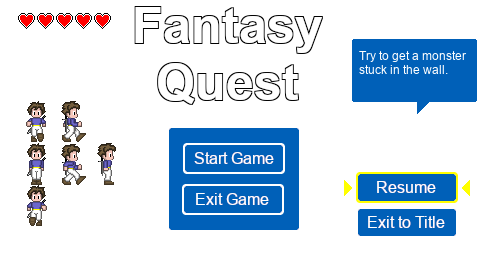
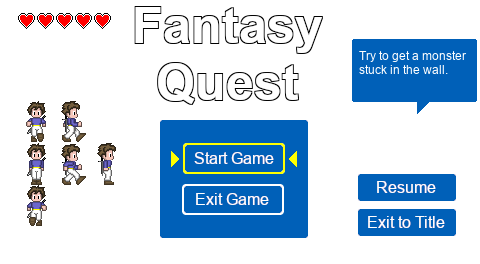
Layers edited between the first and the second w=480, h=264 image:
painted on "Head 2 #1" over [171, 143, 470, 203]
painted on "Head 2" over [160, 120, 308, 238]
